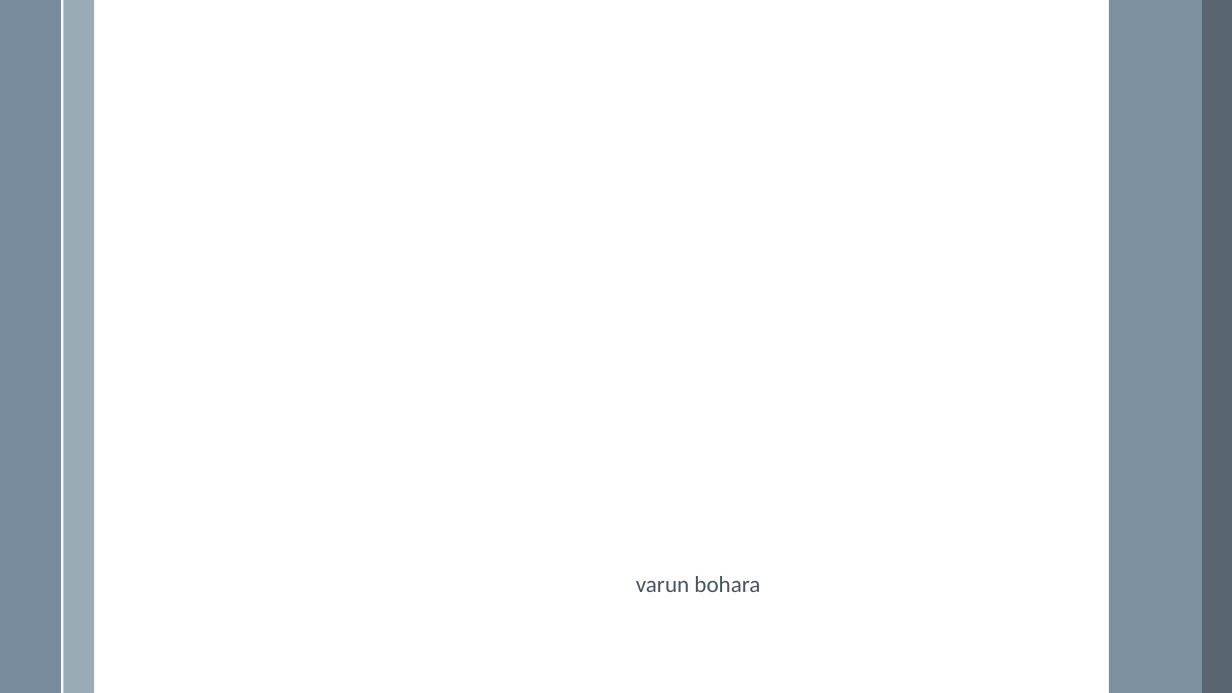
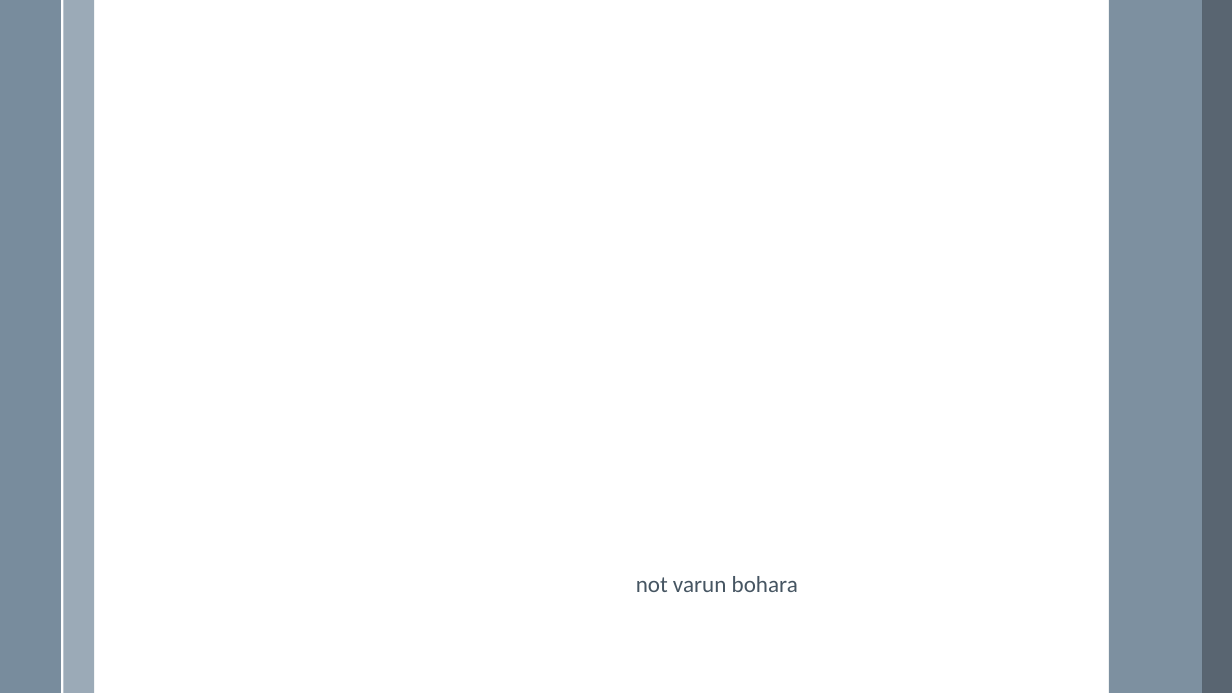
Before and after one commit to VarunBohara/Mini-Project-Documents, a slide deck: slide 2 of Ideas -- v3.0.pptx. Drawn at 1232x693 pixels with LibreOffice and Linux fonts; fonts in the diff are those of the drawing. Boxes give left, top, right and bottom in pixels: in the first picture for what was removed or moved away, otherwise in the second. Text is boxed around its words. In the diff, an @@ line names an element or a change of style, - is before the commit and + after.

```diff
--- a/Ideas -- v3.0.pptx
+++ b/Ideas -- v3.0.pptx
@@ text at bbox=[636, 576, 798, 592]: text changed @@
-varun bohara
+not varun bohara
```
